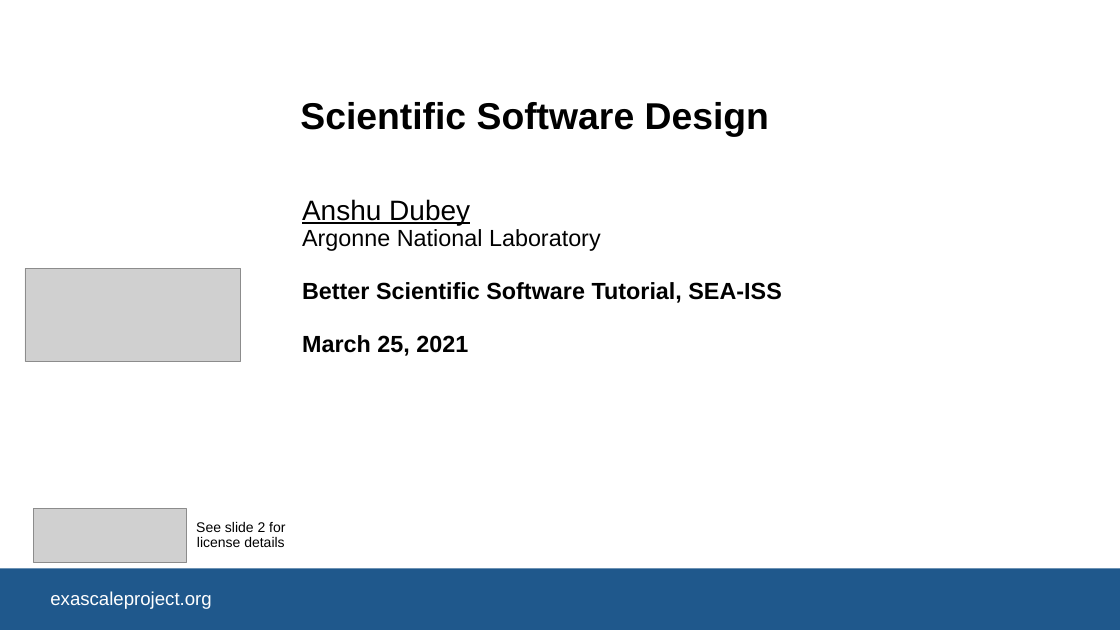
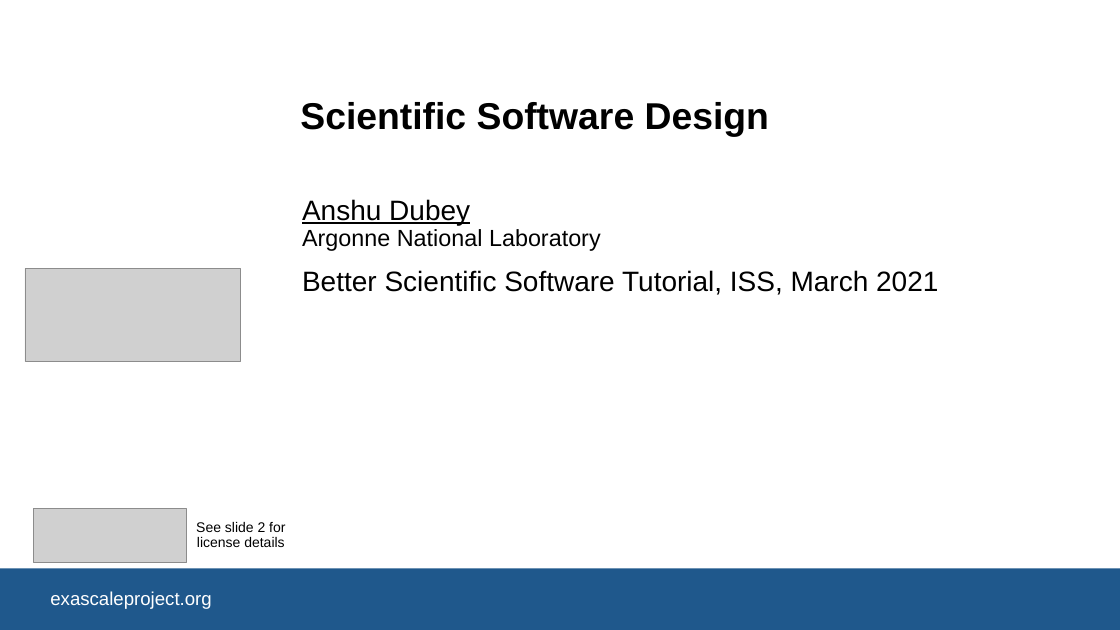
Before and after one commit to bssw-tutorial/presentations, a slide deck: slide 1 of final-presentations/2021-03-25-iss/05-design.pptx. Drawn at 1120x630 pixels with LibreOffice and Linux fonts; fonts in the diff are those of the drawing; grey boxes stand for pictures; background and template pictures are left out. Boxes give left, top, right and bottom in pixels: in the first picture for what was removed or moved away, otherwise in the second. Text is boxed around its words. In the diff, an @@ line names an element or a change of style, - is before the commit and + after.

```diff
--- a/final-presentations/2021-03-25-iss/05-design.pptx
+++ b/final-presentations/2021-03-25-iss/05-design.pptx
@@ subtitle at (302,270,938,295): text changed; size 20 to 24 pt; bold off @@
-Better Scientific Software Tutorial, SEA-ISS
-March 25, 2021
+Better Scientific Software Tutorial, ISS, March 2021
```
Also in this commit, not shown: 2 other slides changed, 1 slide added.
